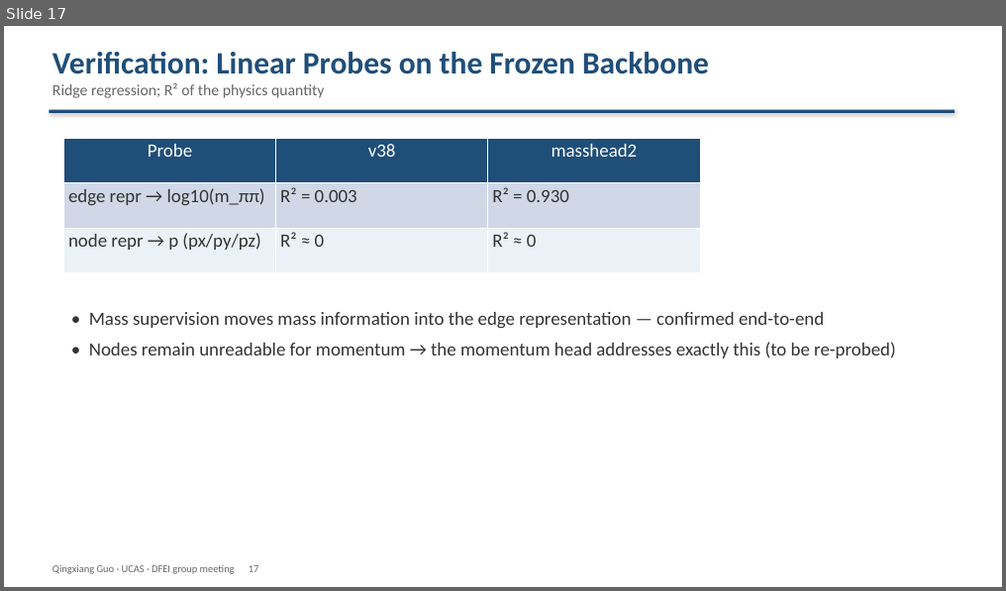
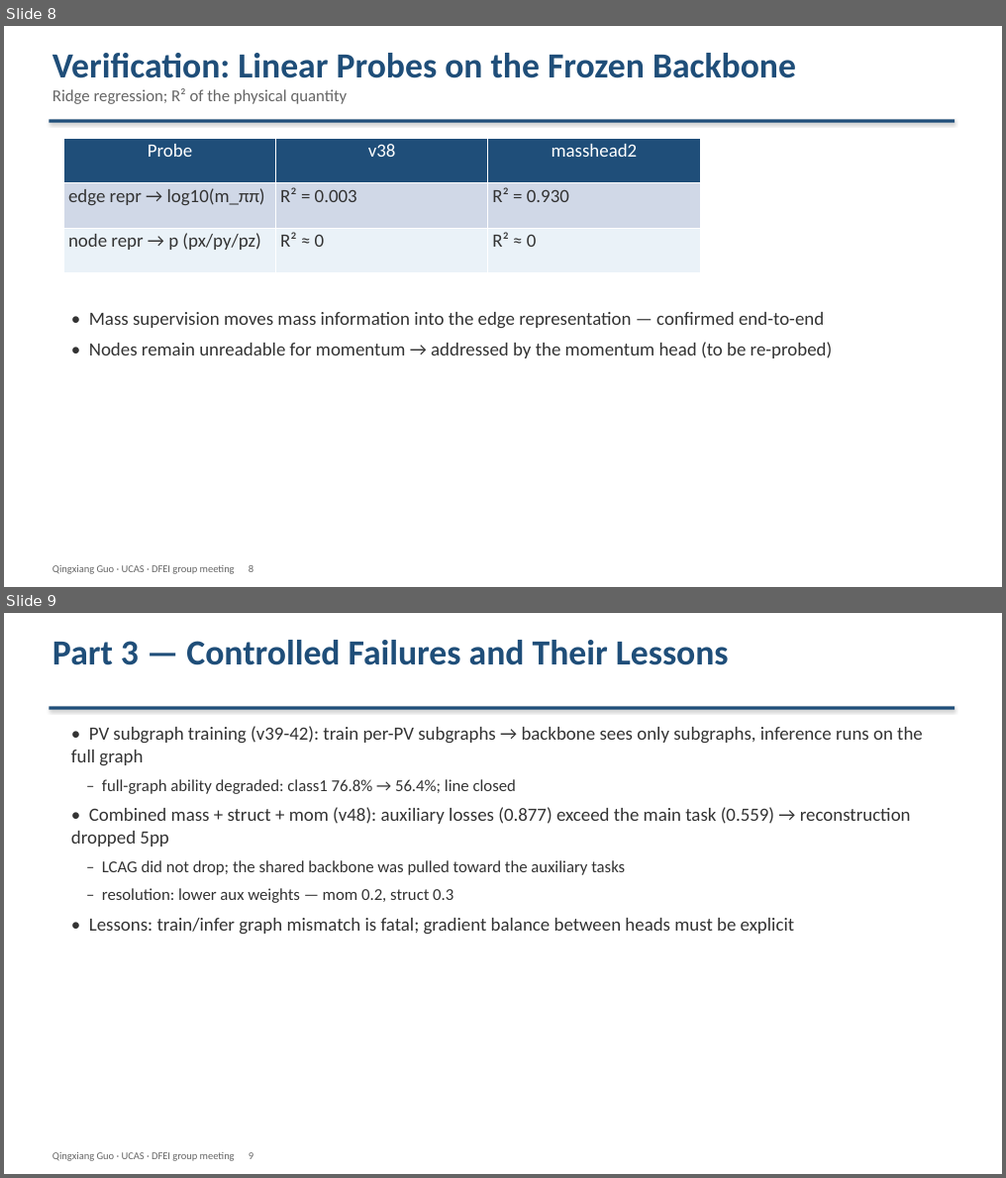
Before and after one commit to Aniedrew/dfei_ift, a slide deck: meeting_figs/DFEI_progress_20260902_EN.pptx. Shown one above the other, each under a label of ours: slide 17 before the commit, slides 8 and 9 after it. The pictures are 1006x591 and 1006x1178 pixels, drawn with LibreOffice and Linux fonts; fonts in the diff are those of the drawing. Boxes give left, top, right and bottom in pixels: in the first picture for what was removed or moved away, otherwise in the second. Text is boxed around its words. In the diff, an @@ line names an element or a change of style, - is before the commit and + after.

Commit message:
docs: restructure deck v3 (theme-based, line chart, larger title)

```diff
--- a/meeting_figs/DFEI_progress_20260902_EN.pptx
+++ b/meeting_figs/DFEI_progress_20260902_EN.pptx
@@ slide 9 added at (4, 613, 1002, 1174), background #FFFFFF @@
@@ text added at (53, 640, 729, 665), 34 pt, text #1F4E79, bold @@
+Part 3 — Controlled Failures and Their Lessons
@@ rectangle added at (49, 707, 954, 710), fill #1F4E79 @@
@@ text added at (71, 726, 923, 935), 18 pt, text #333333 @@
+• PV subgraph training (v39-42): train per-PV subgraphs → backbone sees only subgraphs, inference runs on the full graph
+– full-graph ability degraded: class1 76.8% → 56.4%; line closed
+• Combined mass + struct + mom (v48): auxiliary losses (0.877) exceed the main task (0.559) → reconstruction dropped 5pp
+– LCAG did not drop; the shared backbone was pulled toward the auxiliary tasks
+– resolution: lower aux weights — mom 0.2, struct 0.3
+• Lessons: train/infer graph mismatch is fatal; gradient balance between heads must be explicit
@@ text added at (53, 1153, 253, 1161), 10 pt, text #666666 @@
+Qingxiang Guo · UCAS · DFEI group meeting 9
@@ what was slide 17 is now slide 8 @@
@@ slide 8 changed as well @@
@@ text at (53, 53, 796, 78): size 30 to 34 pt in "Verification: Linear Probes on the Frozen Backbone" @@
@@ text at (53, 88, 348, 104): text changed; size 15 to 16 pt @@
-Ridge regression; R² of the physics quantity
+Ridge regression; R² of the physical quantity
@@ rectangle: place and size @@
-rectangle at (49, 110, 954, 113)
+rectangle at (49, 120, 954, 123)
@@ text at (89, 342, 833, 359): text changed @@
-• Nodes remain unreadable for momentum → the momentum head addresses exactly this (to be re-probed)
+• Nodes remain unreadable for momentum → addressed by the momentum head (to be re-probed)
@@ text at (53, 566, 253, 574): text changed @@
-Qingxiang Guo · UCAS · DFEI group meeting 17
+Qingxiang Guo · UCAS · DFEI group meeting 8
```
Also in this commit, not shown: 4 other slides changed, 5 other slides added, 20 slides removed, 3 other files.
